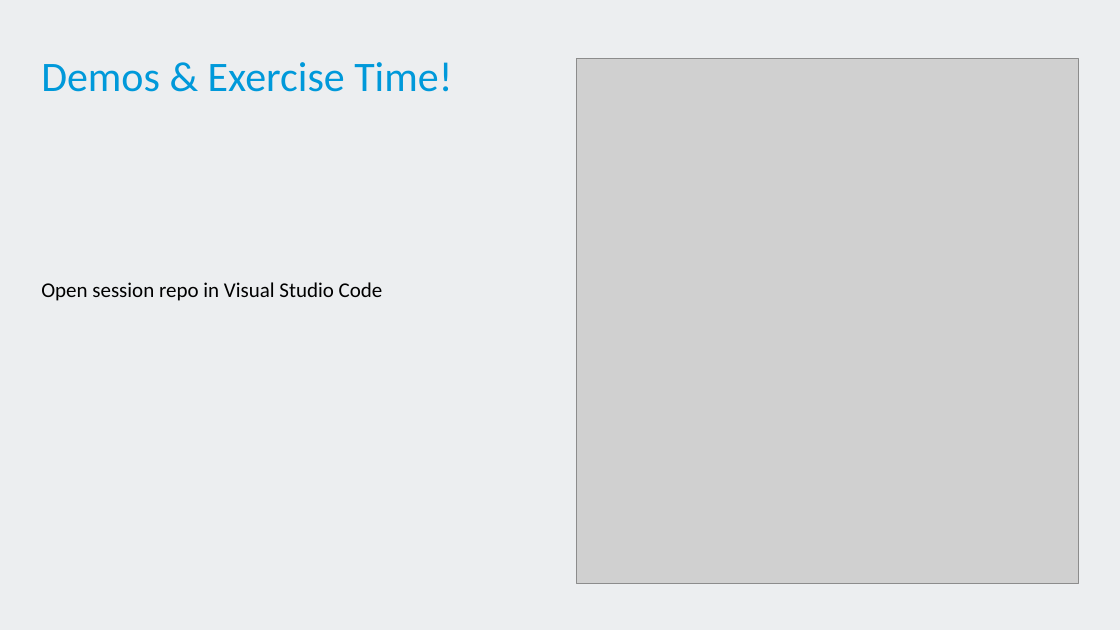
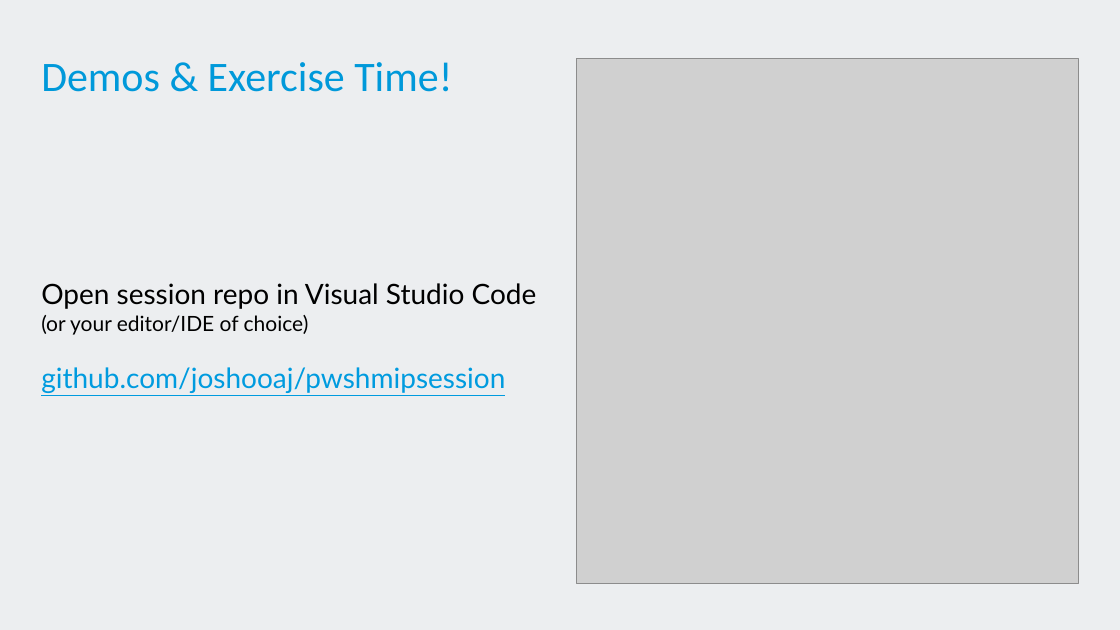
Before and after one commit to joshooaj/pwshmipsession, a slide deck: slide 7 of session.pptx. Drawn at 1120x630 pixels with LibreOffice and Linux fonts; fonts in the diff are those of the drawing; grey boxes stand for pictures; background and template pictures are left out. Boxes give left, top, right and bottom in pixels: in the first picture for what was removed or moved away, otherwise in the second. Text is boxed around its words. In the diff, an @@ line names an element or a change of style, - is before the commit and + after.

```diff
--- a/session.pptx
+++ b/session.pptx
@@ text at (41, 283, 537, 393): text changed; size 18 to 24 pt; font Calibri to Lato @@
-Open session repo in Visual Studio Code
+Open session repo in Visual Studio Code
+(or your editor/IDE of choice)
+github.com/joshooaj/pwshmipsession
```
Also in this commit, not shown: 4 other slides changed, 5 other files.
